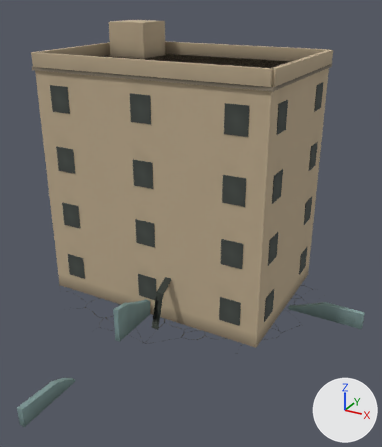
Before and after pictures for a commit that changed the glTF model apps/range/public/models/crash.glb.
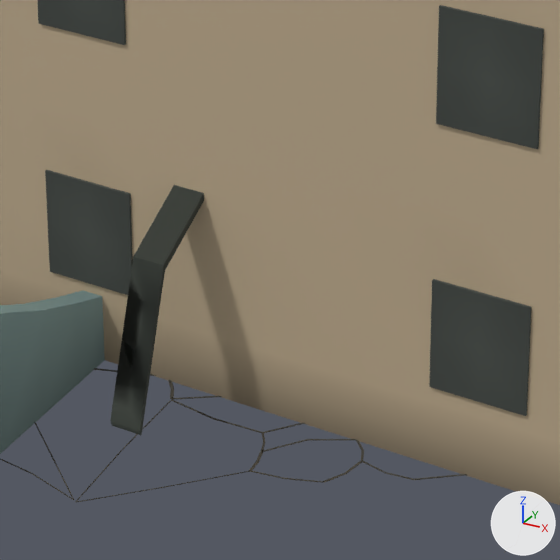
Old and new are each drawn whole from a 50 mm lens placed at (13.17, -23.37, 15.31), pointed at (2.13, -3.29, 5.26) and again close up on the part from 34% to 65% of the width and 53% to 80% of the height. Every picture has the same lights, and +X, +Y and +Z are marked at lower right. The older version's two pictures come first. Vertices at exactly the same position are counted once.

In view in the first close-up: 'blue-wall-broken', 'city-tall', 'helicopter', 'impact-cracks'.
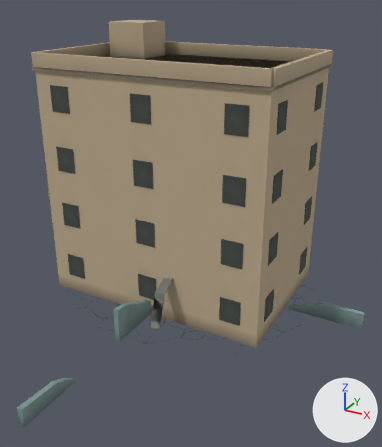
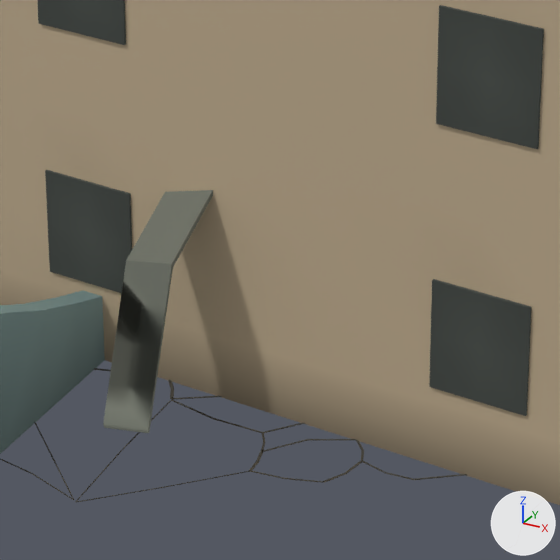
Boxes [x1, y1, x2, y2] around the edits, measured in the close-ups (560 x 560 px):
```json
{"object": "helicopter", "change": "surface changed, reshaped", "before": [110, 185, 204, 435], "after": [103, 190, 213, 433]}
```

The change, as JSON lines over the scene's bpy script:
```json
{"block": "mat_wreck_rotor", "where": "n2 = _N.new('ShaderNodeMix'); n2.name = 'Mix'"}
{"op": "set", "path": "n2.inputs[7].default_value", "old": "(0.0578, 0.0685, 0.0561, 1.0)", "new": "(0.246, 0.262, 0.216, 1.0)", "note": "'B', dark grey #444a43 -> 'B', grey #888c80"}
{"block": "me_helicopter", "where": "# used by ob_helicopter; location = (0.0, 0.0, 0.0)"}
{"op": "remove", "block": "me_helicopter", "code": "me_helicopter.from_pydata(...)  # 3291 vertices, 6470 faces; spans x -6.4..4.26, y -5.34..4.68, z -0.24..4.39"}
{"op": "add", "block": "me_helicopter", "code": "me_helicopter.from_pydata(...)  # 3291 vertices, 6470 faces; spans x -6.4..4.26, y -5.36..4.71, z -0.24..4.45"}
{"block": "me_helicopter", "change": "me_helicopter part 1: the loose piece of 132 vertices spanning x 1.07..1.43, y -5.34..4.68, z 0.26..4.39 is multiplied about its middle by the matrix ((1.611, 0.0, 0.0), (-0.131, 1.0, 0.0), (0.425, 0.0, 1.0)), then moved by (0.0, 0.0, -0.01)"}
{"block": "me_helicopter", "change": "other edits to the shape of me_helicopter do not show in these pictures"}
```
